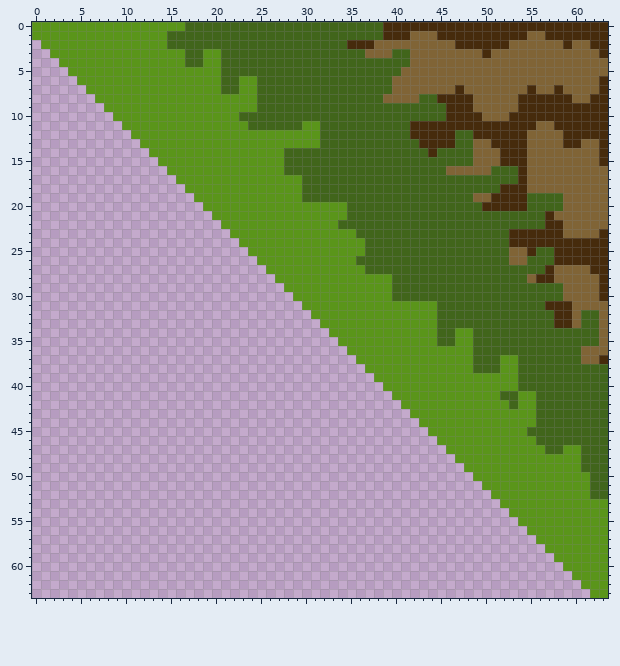
One commit to this pixel-art sprite: sandbox/Assets/Sprites/Tiles/Ground/Ground26.png. That is the earlier state.
The file is 64x64 pixels.
After the commit:
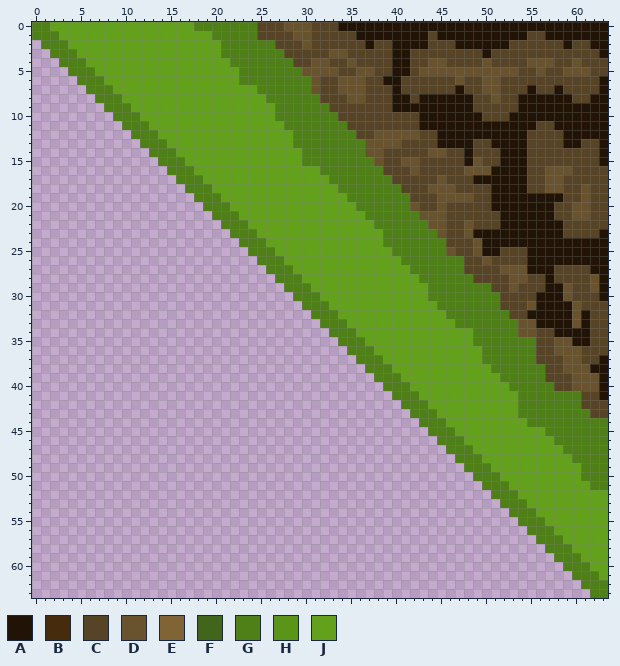
Palette (. is transparent): A #211406  B #462b0c  C #574426  D #69522e  E #806436  F #41651b  G #4f8017  H #5a951a  J #63a11d
Edits made:
Changed rows in their new state; - is an unchanged pixel.
first column x 0:
 0 GGJJJJJJJJJJJJJJJJGGGGGGGCCCDDDCCCAAAAAAAAAAAAAAAAAAAAAAAAAAAAAA
 1 GGGJJJJJJJJJJJJJJJJJGGGGGCCCCDDCCCCCAAAAAAAACAAAAAAAAAACCAAAAAAA
 2 -GGGJJJJJJJJJJJJJJJJJGGGGGGCCCDCCCCCCACCAAAACCCAAAAAACCCCCCACCAA
 3 --GGGJJJJJJJJJJJJJJJJGGGGGGGCCCCCDDCCCCCAACCCCCCCCACCCCCCCCCCCCA
 4 ---GGGJJJJJJJJJJJJJJJJGGGGGGGCCDDCCDCCCCAACCDDCCCCDCCCCDDDCCDCCC
 5 ----GGGJJJJJJJJJJJJJJJJGGGGGGGDDDDCCDDCCAACDDDDDDDDDDDCCDCCDDDCC
 6 -----GGGJJJJJJJJJJJJJJJGGGGGGGGDCCDDDCCAACCCCCCDCCDDCCCCCCCCCCCA
 7 ------GGGJJJJJJJJJJJJJJJJGGGGGGDCCDDDCCCACCCCCCACCDDCCCACCACCCCA
 8 -------GGGJJJJJJJJJJJJJJJJGGGGGGCCCDDCCCAACAAAAAACCDCCAAAAAACCAA
 9 --------GGGJJJJJJJJJJJJJJJJGGGGGGCCCCCCCAAAAAAAAACCCCCAAAAAAAAAA
10 ---------GGGJJJJJJJJJJJJJJJGGGGGGGCCCCCCCCCAAAAAAACCCAAAAAAAAAAA
11 ----------GGGJJJJJJJJJJJJJJJGGGGGGGCCCCCCCCAAAAAAAAAAAAACCAAAAAA
12 -----------GGGJJJJJJJJJJJJJJJGGGGGGGCCDDDDDCCAAAAAAAAAACCCCAAAAA
13 ------------GGGJJJJJJJJJJJJJJGGGGGGGGDDDDCCCCAAAACCAAAACCCCAACCA
14 -------------GGGJJJJJJJJJJJJJJGGGGGGGDDCCCCCDDCCACCCAAACCCCCCCCA
15 --------------GGGJJJJJJJJJJJJJGGGGGGGGDCCDDCCCCCADCCAAACCCCCCCCA
16 ---------------GGGJJJJJJJJJJJJJJGGGGGGGCCCDCCCCCDDDAAAACCDDDCCCC
17 ----------------GGGJJJJJJJJJJJJJJGGGGGGGCCCCCDCCCAAAAAACCDDCCCCC
18 -----------------GGGJJJJJJJJJJJJJJGGGGGGGCCCDDDCCCCAAAACCDDCCDCC
19 ------------------GGGJJJJJJJJJJJJJJGGGGGGGCCCDDDDCCAAAAAAAACCDCC
20 -------------------GGGJJJJJJJJJJJJJJGGGGGGDCCDCCCCCAAAAAAACCDDCC
21 --------------------GGGJJJJJJJJJJJJJJGGGGGGDDDCCCCCCAAAAAACCDDCC
22 ---------------------GGGJJJJJJJJJJJJJJGGGGGGDDCCDCCCAAAAAAACCCCC
23 ----------------------GGGJJJJJJJJJJJJJJGGGGGGDCCDAAAAAAAAAACCCCA
24 -----------------------GGGJJJJJJJJJJJJJGGGGGGGCCCDAAAAAAAAAAAAAA
25 ------------------------GGGJJJJJJJJJJJJJGGGGGGDCCDAACCCAAAAAAAAA
26 -------------------------GGGJJJJJJJJJJJJJGGGGGGGCCDCCCCAAAAAAAAA
27 --------------------------GGGJJJJJJJJJJJJJGGGGGGCCCCDDDAAACCCCAA
28 ---------------------------GGGJJJJJJJJJJJJJGGGGGGCCCCDDCCACCCCDA
29 ----------------------------GGGJJJJJJJJJJJJJGGGGGGGCCDCCCAADCCDA
30 -----------------------------GGGJJJJJJJJJJJJGGGGGGGGCCCCAAADCCCA
31 ------------------------------GGGJJJJJJJJJJJJGGGGGGGCCCDAAAADCCC
32 -------------------------------GGGJJJJJJJJJJJJGGGGGGGCCAAAAADACC
33 --------------------------------GGGJJJJJJJJJJJJGGGGGGGDDAAAADACC
34 ---------------------------------GGGJJJJJJJJJJJJJGGGGGDDCCAAAACC
35 ----------------------------------GGGJJJJJJJJJJJJGGGGGGGCCDDAACC
36 -----------------------------------GGGJJJJJJJJJJJJGGGGGGCCDDDCCC
37 ------------------------------------GGGJJJJJJJJJJJGGGGGGCCCDDCCA
38 -------------------------------------GGGJJJJJJJJJJJGGGGGGCCDDDAA
39 --------------------------------------GGGJJJJJJJJJJJGGGGGCCCDDDA
40 ---------------------------------------GGGJJJJJJJJJJJGGGGGCCDDDA
41 ----------------------------------------GGGJJJJJJJJJJJGGGGGGGCCA
42 -----------------------------------------GGGJJJJJJJJJJGGGGGGGCCC
43 ------------------------------------------GGGJJJJJJJJJGGGGGGGGCC
44 -------------------------------------------GGGJJJJJJJJJGGGGGGGGG
45 --------------------------------------------GGGJJJJJJJJJJGGGGGGG
46 ---------------------------------------------GGGJJJJJJJJJJGGGGGG
47 ----------------------------------------------GGGJJJJJJJJJJGGGGG
48 -----------------------------------------------GGGJJJJJJJJJJGGGG
49 ------------------------------------------------GGGJJJJJJJJJJGGG
50 -------------------------------------------------GGGJJJJJJJJJGGG
51 --------------------------------------------------GGGJJJJJJJJJGG
52 ---------------------------------------------------GGGJJJJJJJJJJ
53 ----------------------------------------------------GGGJJJJJJJJJ
54 -----------------------------------------------------GGGJJJJJJJJ
55 ------------------------------------------------------GGGJJJJJJJ
56 -------------------------------------------------------GGGJJJJJJ
57 --------------------------------------------------------GGGJJJJJ
58 ---------------------------------------------------------GGGJJJJ
59 ----------------------------------------------------------GGGJJJ
60 -----------------------------------------------------------GGGJJ
61 ------------------------------------------------------------GGGJ
62 -------------------------------------------------------------GGG
63 --------------------------------------------------------------GG
